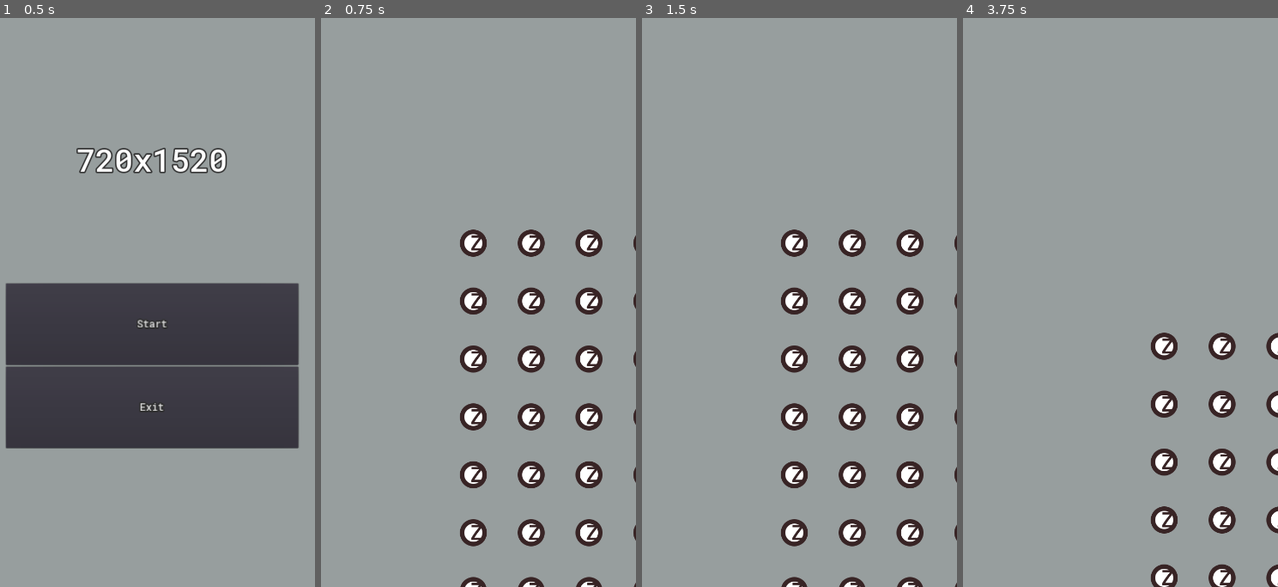
Above: before the commit, frames 1-4 (left to right).
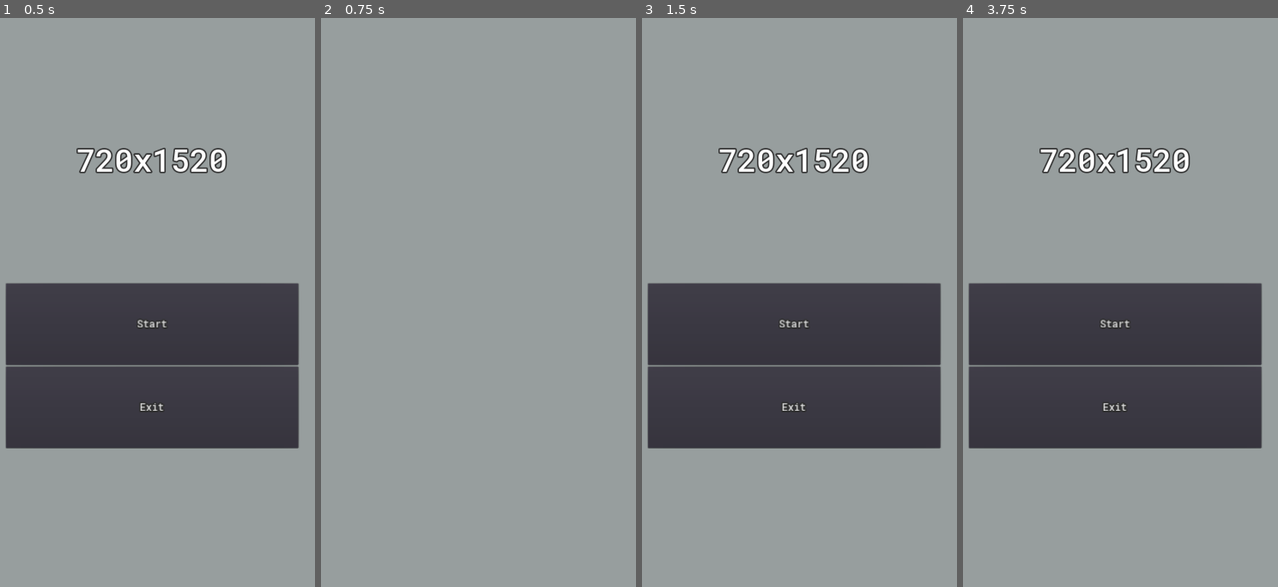
Above: after the commit, the same moments.

Repository: ikhtopod/dotzone-prototype
Game: Godot game, scene res://Maps/MainMenu.tscn
The game is run twice, just before and just after one commit, with the same random seed, the same clock (stepped at 60 frames per second) and the same inputs.
Inputs (mouse positions are in pixels of both pictures, inside the frame that each line leads up to):
- Up to frame 1 (0.5 s): no input
- Up to frame 2 (0.75 s): click "Start" at 0.5 s
- Up to frame 3 (1.5 s): tap Enter at 1.25 s; move the mouse to (865, 211) at 1.27 s; tap Backspace at 1.35 s; click (865, 211) at 1.42 s
- Up to frame 4 (3.75 s): click (1114, 325) at 2 s, where only the run after the commit has a clickable "Start"; tap Space at 2.75 s; drag from (1051, 279) to (1098, 382) at 2.77 s; move the mouse to (1148, 91) at 3.52 s; tap Backspace at 3.6 s; click (1148, 91) at 3.67 s

Frame 1 is identical in both runs. In frame 2, 6.3% of the frame differs, in the area x 44-100%, y 37-100%; in frame 3, 31%, in the area x 1-100%, y 22-100%; in frame 4, 31%.
Error after the commit: Parse Error: Can't preload resource at path: res://Library/Collection/LinkedList.gd (res://Gameplay/Battlefield/Battlefield.gd:4)

Commit message:
updated field

Diff:
--- a/Gameplay/Battlefield/Battlefield.gd
+++ b/Gameplay/Battlefield/Battlefield.gd
@@ -1,6 +1,7 @@
 extends Node2D
 
 const Dot = preload("res://Gameplay/Dot/Dot.tscn")
+const LinkedList = preload("res://Library/Collection/LinkedList.gd")
 
 
 const DEFAULT_FIELD_SIZE: float = 1.0
@@ -23,6 +24,12 @@
 func GetField() -> Array:
 	return m_field
 
+# Очистить поле
+func ClearField() -> void:
+	for arr in m_field:
+		arr.clear()
+	m_field.clear()
+
 # Инициализировать m_field в соответствии с m_fieldSize, если поле еще не инициализировано
 func InitFieldByFieldSize() -> void:
 	if not m_field.empty():
@@ -41,7 +48,7 @@
 	if not m_field.empty():
 		return
 
-	SetFieldSize(Vector2(50, 50))
+	SetFieldSize(Vector2(100, 100))
 	InitFieldByFieldSize()
 
 
@@ -49,5 +56,9 @@
 	Generate()
 
 
+func _exit_tree():
+	ClearField()
+
+
 func _ready():
 	pass
--- a/Maps/Game.gd
+++ b/Maps/Game.gd
@@ -10,6 +10,12 @@
 
 func _ready():
 	pass
+
+
+func _input(event):
+	if event is InputEventKey:
+		if event.pressed and event.scancode == KEY_BACKSPACE:
+			goto_main_menu()
 
 
 func _notification(what):
--- a/project.godot
+++ b/project.godot
@@ -45,6 +45,10 @@
 translations=PoolStringArray( "res://Translation/l18n.en.translation", "res://Translation/l18n.ru.translation" )
 locale_filter=[ 0, [ "en", "ru" ] ]
 
+[memory]
+
+limits/message_queue/max_size_kb=4096
+
 [physics]
 
 3d/physics_engine="Bullet"
